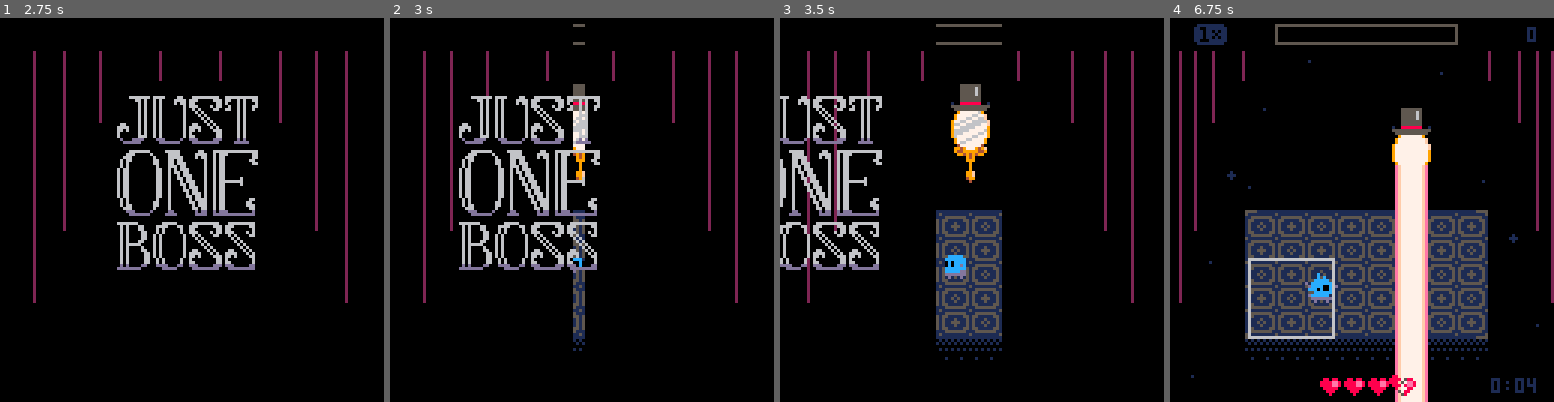
Above: before the commit, frames 1-4 (left to right).
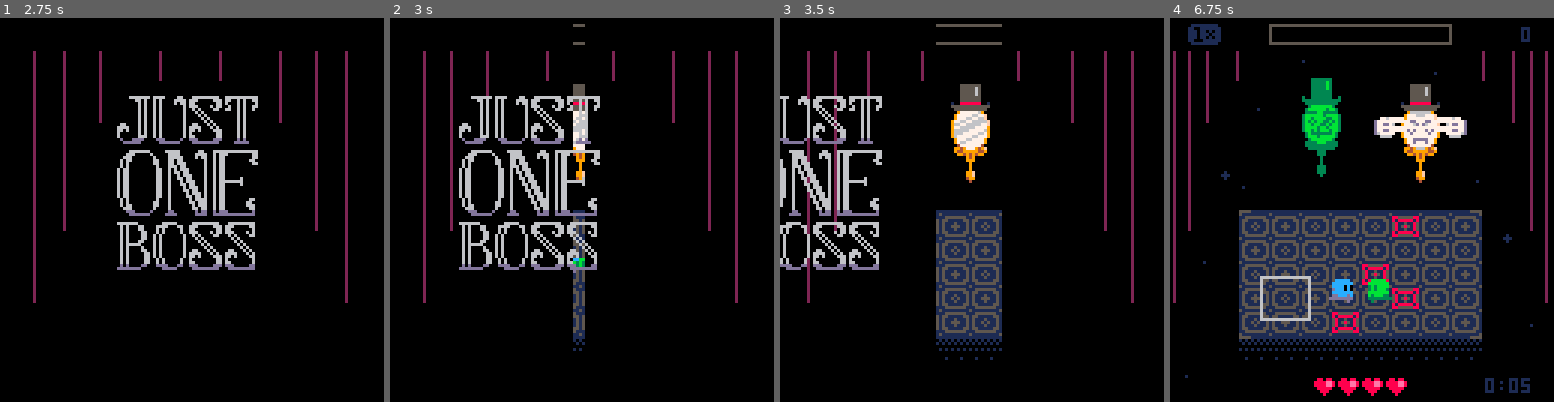
Above: after the commit, the same moments.

Repository: aylanonsense/just-one-boss
Game: PICO-8 cartridge cart.p8
Two runs of this game, one before a commit and one after it. Both use one fixed random seed, a clock stepped at 60 frames per second and the inputs below.
Inputs:
- Up to frame 1 (2.75 s): tap X (X key) at 0.33, 1.07, 1.85 s; tap O (Z key) at 0.7, 1.7, 2.1, 2.5 s; hold Right 1.6-2.1 s; hold Up 2.15-2.42 s; hold Right from 2.47 s (still down)
- Up to frame 2 (3 s): keep holding Right; tap O (Z key) at 2.9 s; tap X (X key) at 2.97 s
- Up to frame 3 (3.5 s): release Right at 3.03 s; hold Left from 3.08 s (still down); tap O (Z key) at 3.3 s
- Up to frame 4 (6.75 s): release Left at 3.58 s; hold Down 3.63-3.97 s; tap O (Z key) every 0.4 s from 3.7 to 6.5 s; hold Right 4.02-4.68 s; tap X (X key) at 4.08, 5.2, 6.32 s; hold Up 4.73-5.03 s; hold Left 5.08-5.68 s; hold Down 5.73-6.03 s; hold Right 6.08-6.58 s; hold Right from 6.63 s (still down)

Frame 1 is identical in both runs. In frame 2, less than 0.1% of the frame differs, in the area x 47-51%, y 62-65%; in frame 3, 0.3%; in frame 4, 25%, in the area x 0-100%, y 1-100%.

Commit message:
Credits screen with an image

Diff:
--- a/cart.p8
+++ b/cart.p8
@@ -5,7 +5,7 @@
 --by bridgs
 
 -- set cart data (for saving and loading high scores)
-cartdata("bridgs_justoneboss_1_test")
+cartdata("bridgs_justoneboss_2_test")
 
 --[[
 cart data:
@@ -57,17 +57,15 @@
 todo:
 	sound effects + music
 	hard mode
-	victory screen tweaks
 	gameplay tweaks
 	playtesting
-	credits
 ]]
 
 -- useful noop function
 function noop() end
 
 -- global debug vars
-local starting_phase,skip_animations,one_hit_ko,one_hit_death=3,true,false,false
+local starting_phase,skip_animations,one_hit_ko,one_hit_death=4,true,true,false
 
 -- global scene vars
 local scene_frame,freeze_frames,screen_shake_frames,timer_seconds,is_paused=0,0,0,0 -- ,false
@@ -205,9 +203,10 @@
 		-- draw
 		function(self,x)
 			print_centered("thank you for playing!",x,28,rainbow_color)
-			print_centered("created with love",x,55,6)
-			print_centered("by bridgs",x,62,6)
-			print_centered("https://brid.gs",x,72,12)
+			print_centered("created with love",x,66,6)
+			print_centered("by bridgs",x,73,6)
+			print_centered("https://brid.gs",x,83,12)
+			sspr2(ternary(false,77,55),84,22,18,x-11,43)
 			self:draw_prompt("continue")
 		end,
 		extends="screen",
@@ -226,11 +225,11 @@
 			-- sspr2(120,79,8,9,x-51,32)
 			-- sspr2(120,79,8,9,x+44,32,true)
 			if f>35 then
-				print_centered("you did it!",x,42,15)
+				print_centered("you did it!",x,41,15)
 			end
 			if f>70 then
-				print_centered("you beautiful",x,50)
-				print_centered("person, you!",x,58)
+				print_centered("you beautiful",x,49)
+				print_centered("person, you!",x,57)
 			end
 			-- print score
 			if self.show_score then
@@ -255,6 +254,7 @@
 		-- update
 		function(self)
 			if self.frames_alive==115 then
+				score+=max(0,380-timer_seconds)
 				self.show_score=true
 			elseif self.frames_alive==150 then
 				if score>=dget(0) then
@@ -639,7 +639,7 @@
 			spawn_entity("points",self.x,self.y-7,{points=score_mult})
 			freeze_and_shake_screen(2,2)
 			self.hurtbox_channel,self.frames_to_death,score_mult=0,6,min(score_mult+1,8)
-			local health_change=ternary(one_hit_ko and boss_phase<5,60,ternary(boss_phase==0,12,8))
+			local health_change=ternary(one_hit_ko and boss_phase<5,60,ternary(boss_phase==0,12,7))
 			local particles=spawn_particle_burst(self.x,self.y,max(health_change,ternary(boss_phase>=5,15,25)),16,10)
 			local i
 			for i=1,health_change do
@@ -717,7 +717,7 @@
 			sspr2(10*f+77,21,10,10,x-5,y-7)
 		end,
 		-- vx,is_red
-		frames_to_death=75,
+		frames_to_death=120,
 		hitbox_channel=1, -- player
 		is_boss_generated=true
 	},
@@ -1187,7 +1187,7 @@
 				"wave",
 				function()
 					if upgraded_version then
-						return rh:promise(
+						rh:promise_sequence(
 							{"set_pose",1},
 							function()
 								rh.is_holding_wand=true
@@ -1235,7 +1235,7 @@
 		end,
 		throw_coins=function(self,target)
 			return self.right_hand:promise("move_to_temple")
-				:and_then_repeat(3,
+				:and_then_repeat(4,
 					{self.right_hand,"set_pose",1},
 					{self,"set_expression",7},
 					"set_all_idle",
@@ -1415,11 +1415,11 @@
 				function()
 					self.is_idle=false
 				end)
-			for r=ternary(self.is_right_hand,1,2),5,2 do
+			for r=ternary(self.is_right_hand,0,1),9,2 do
 				promise=promise:and_then_sequence(
 					-- move to the correct row
 					"set_pose",
-					{"move",40+50*dir,8*r-4,18,ease_out_in,{10*dir,-10,10*dir,10}},
+					{"move",40+50*dir,8*(r%5)+4,18,ease_out_in,{10*dir,-10,10*dir,10}},
 					{"set_pose",2},
 					6,
 					-- throw the card
Not shown, changed: 23 lines of the sprite sheet (__gfx__) section of cart.p8
